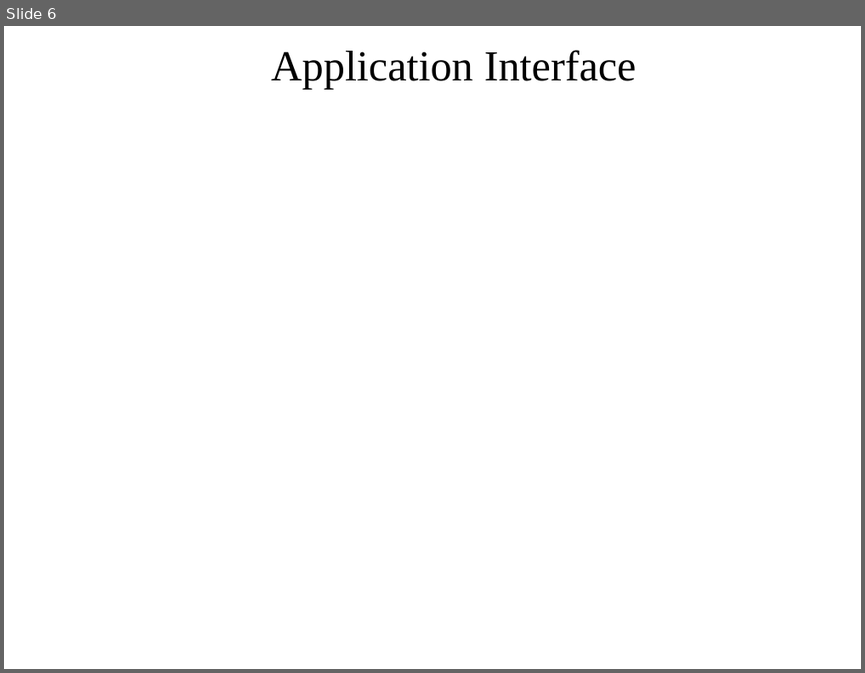
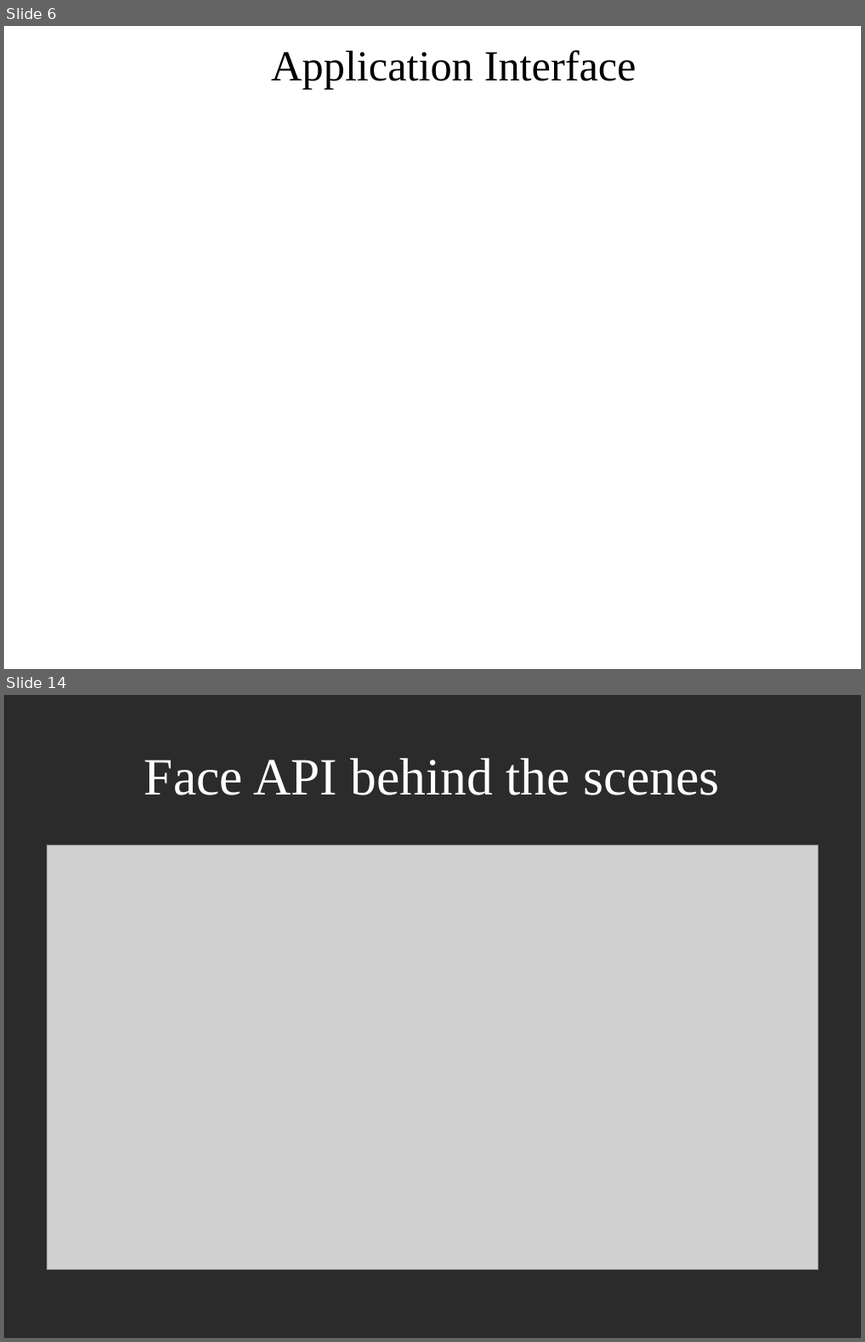
Before and after one commit to AlexSorinDragomir/EmotionalRecogntion, a slide deck: Bachelor's thesis.ppt. Shown one above the other, each under a label of ours: slide 6 before the commit, slides 6 and 14 after it; the slides between them are not shown. The pictures are 865x673 and 865x1342 pixels, drawn with LibreOffice and Linux fonts; fonts in the diff are those of the drawing; grey boxes stand for pictures; background and template pictures are left out; a plain dark background stands for a picture behind light text. Boxes give left, top, right and bottom in pixels: in the first picture for what was removed or moved away, otherwise in the second. Text is boxed around its words. In the diff, an @@ line names an element or a change of style, - is before the commit and + after.

```diff
--- a/Bachelor's thesis.ppt
+++ b/Bachelor's thesis.ppt
@@ slide 14 added at [4, 695, 861, 1338], background picture (left out) @@
@@ title added at [144, 758, 720, 795], 44 pt, text #FFFFFF @@
+Face API behind the scenes
@@ picture added at [46, 845, 818, 1269] @@
```
Also in this commit, not shown: 3 slides changed, 10 other slides added.
